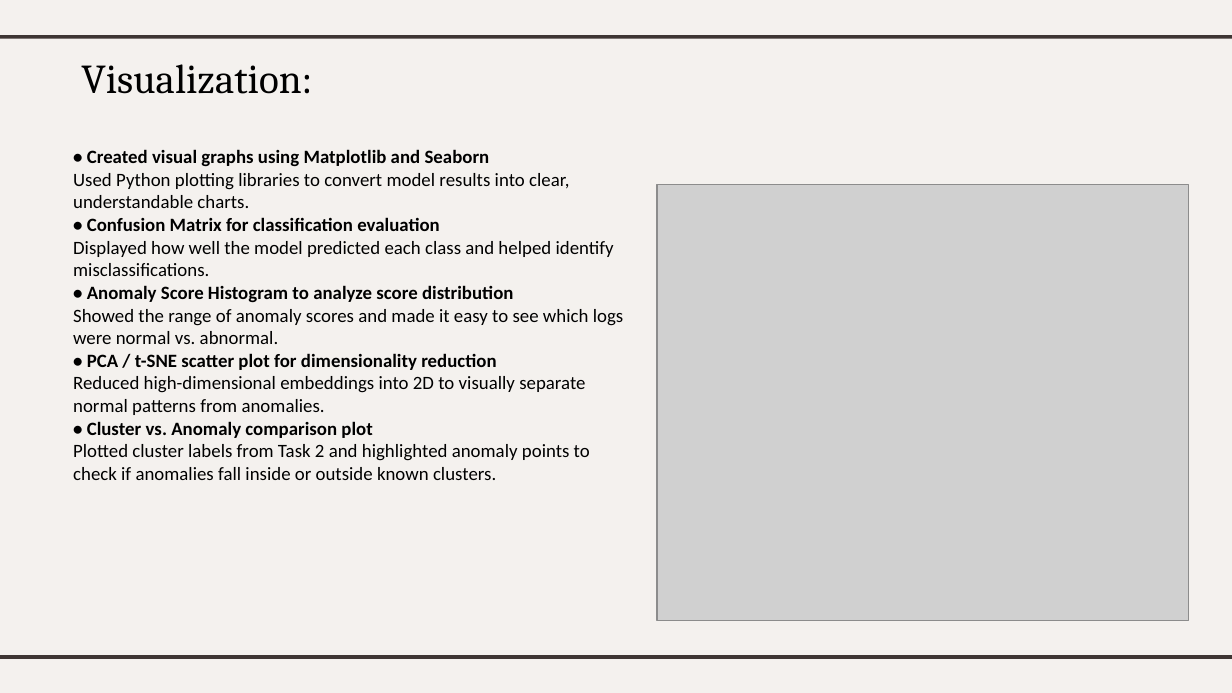
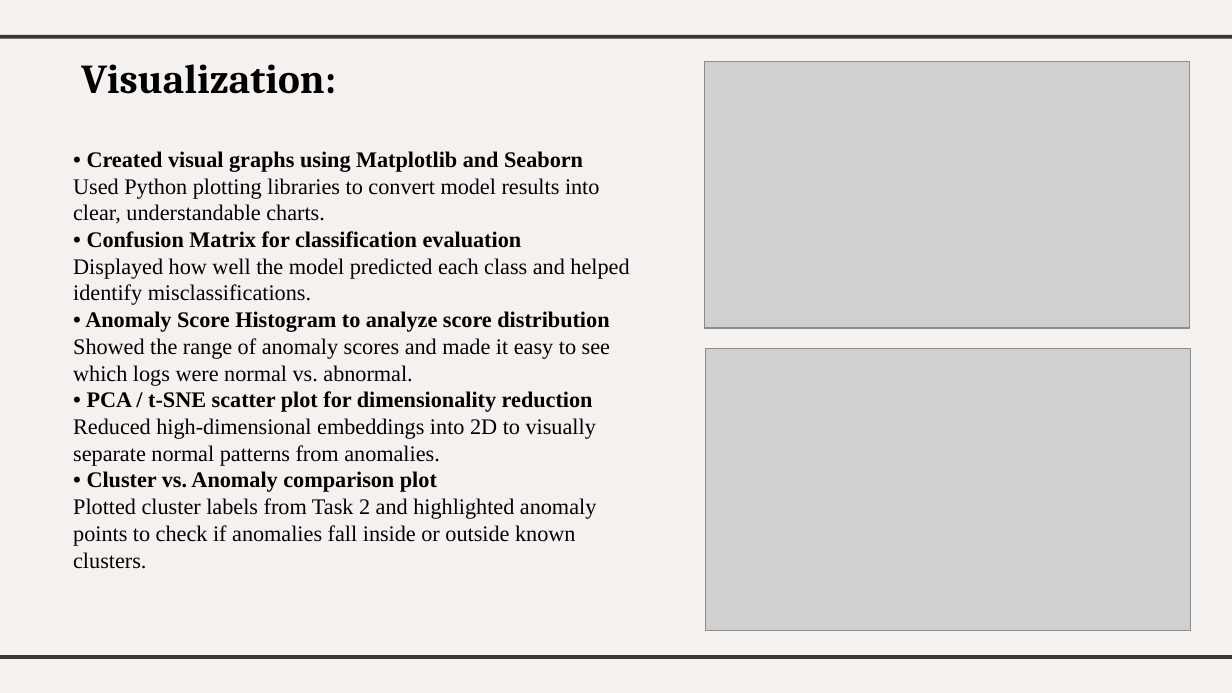
Before and after one commit to HemalathaSuresh-25/EDA-and-Quick-Ingest, a slide deck: slide 9 of reports/Quick Ingest & EDA_task3.pptx. Drawn at 1232x693 pixels with LibreOffice and Linux fonts; fonts in the diff are those of the drawing; grey boxes stand for pictures. Boxes give left, top, right and bottom in pixels: in the first picture for what was removed or moved away, otherwise in the second. Text is boxed around its words. In the diff, an @@ line names an element or a change of style, - is before the commit and + after.

```diff
--- a/reports/Quick Ingest & EDA_task3.pptx
+++ b/reports/Quick Ingest & EDA_task3.pptx
@@ title "Visualization:" at bbox=[81, 64, 336, 94]: bold on @@
@@ picture added at bbox=[705, 62, 1190, 329] @@
@@ text "• Created visual graphs using ..." at bbox=[73, 151, 629, 569]: size 11 to 13 pt, font Calibri to Times New Roman @@
@@ picture: place and size @@
-picture at bbox=[657, 185, 1188, 621]
+picture at bbox=[706, 349, 1191, 631]
```
Also in this commit, not shown: 8 other slides changed, 4 slides removed.
